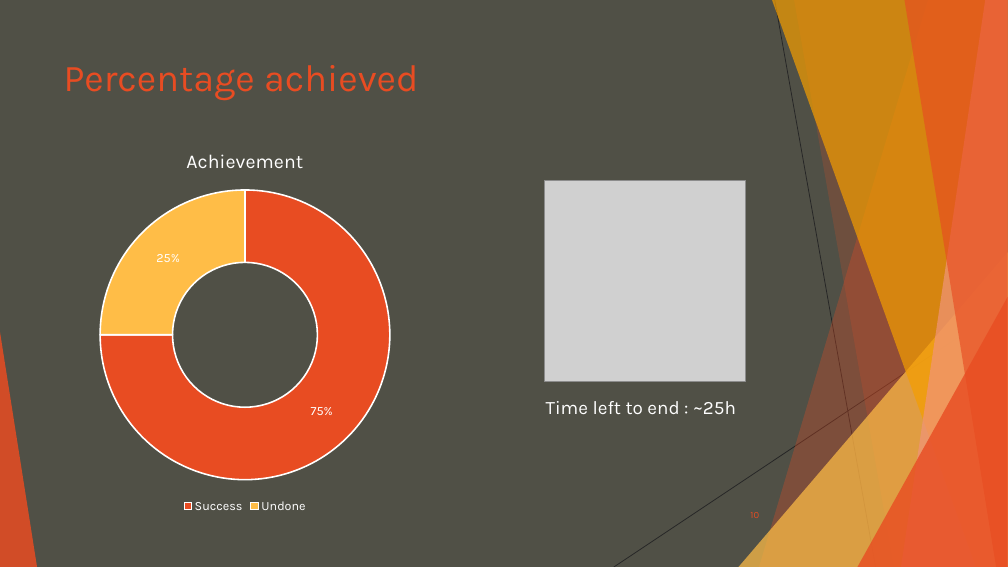
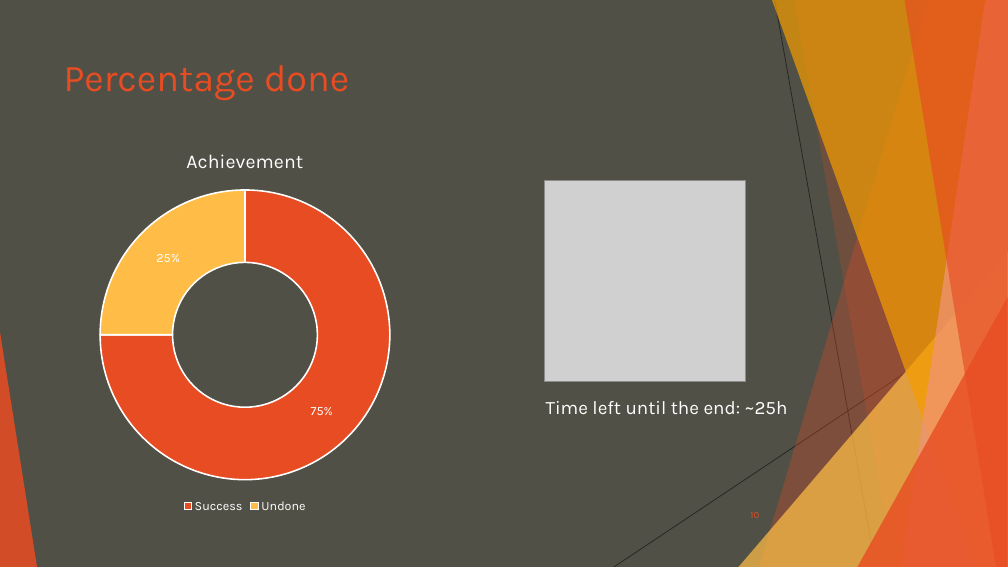
Before and after one commit to Happocalypse/ProjetSiteWebBDE, a slide deck: slide 10 of Project Management.pptx. Drawn at 1008x567 pixels with LibreOffice and Linux fonts; fonts in the diff are those of the drawing; grey boxes stand for pictures. Boxes give left, top, right and bottom in pixels: in the first picture for what was removed or moved away, otherwise in the second. Text is boxed around its words. In the diff, an @@ line names an element or a change of style, - is before the commit and + after.

```diff
--- a/Project Management.pptx
+++ b/Project Management.pptx
@@ title at [64,65,349,101]: text changed @@
-Percentage achieved
+Percentage done
@@ text at [546,401,788,414]: text changed @@
-Time left to end : ~25h
+Time left until the end: ~25h
```
Also in this commit, not shown: 1 other slide changed, 1 slide added, 1 slide removed.
